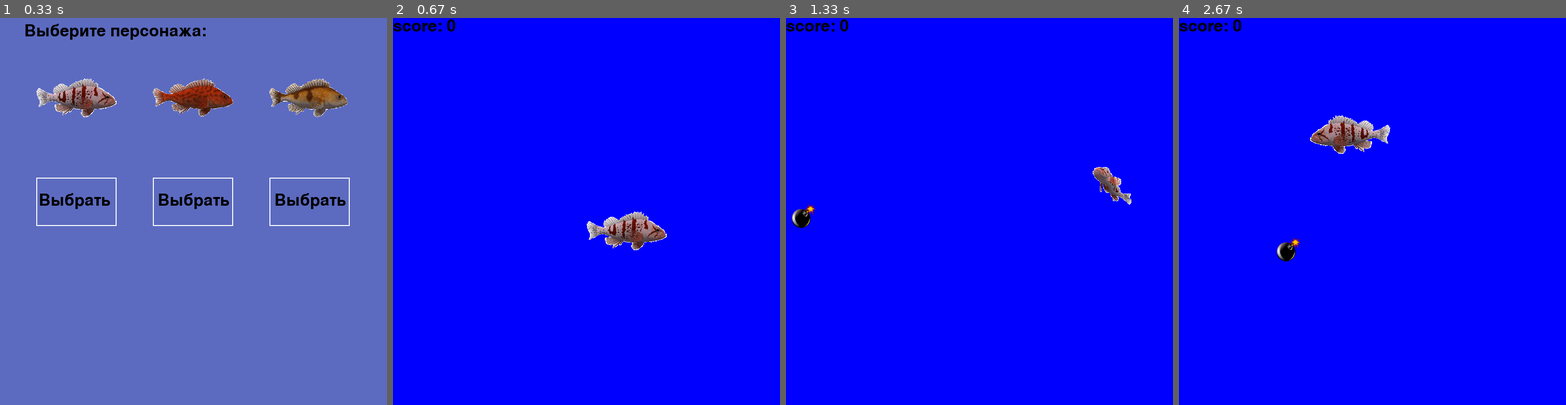
Above: before the commit, frames 1-4 (left to right).
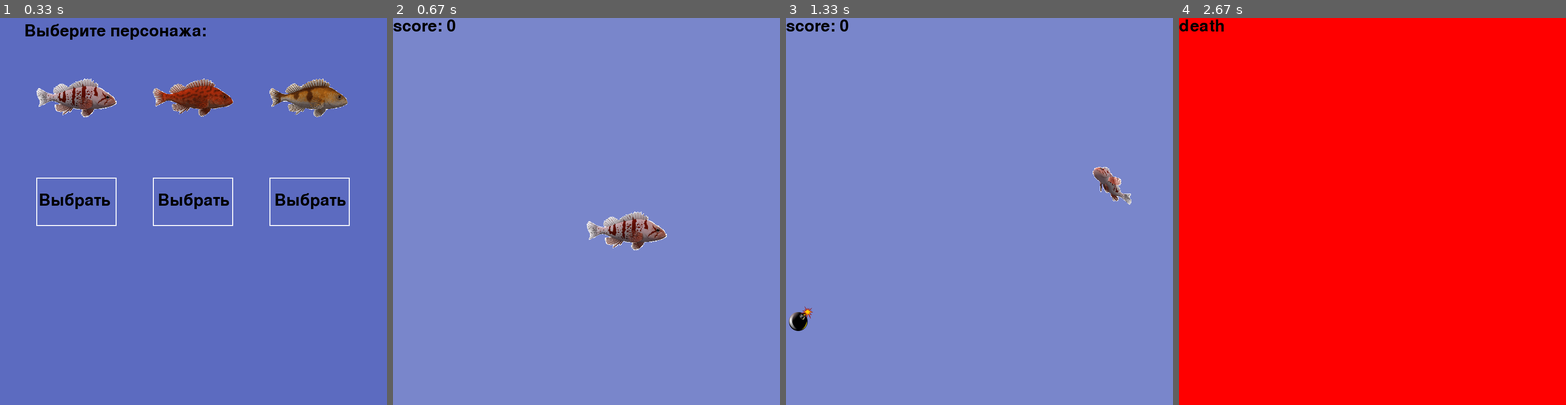
Above: after the commit, the same moments.

Repository: Spaizer/pygame
Game: pygame game, started from main.py
Same seed, same stepped clock (60 frames per second), same inputs: the game is played once before the commit and once after it.
Inputs (mouse positions are in pixels of both pictures, inside the frame that each line leads up to):
- Up to frame 1 (0.33 s): no input
- Up to frame 2 (0.67 s): click (470, 203) at 0.38 s
- Up to frame 3 (1.33 s): hold Right 0.67-1.13 s; hold Up from 1.17 s (still down)
- Up to frame 4 (2.67 s): release Up at 1.47 s; hold Right 1.5-1.97 s; hold Left 2-2.53 s

Frame 1 is identical in both runs. In frame 2, 99% of the frame differs, in the area x 0-100%, y 0-100%; in frame 3, 99%; in frame 4, 100%.

Commit message:
Add files via upload
commit5: new level

Diff:
--- a/main.py
+++ b/main.py
@@ -1,5 +1,6 @@
 import os
 import sys
+import time
 
 import pygame
 import random
@@ -38,11 +39,43 @@
     image = load_image("bomb.png")
     image_boom = load_image("boom.png")
 
+    def __init__(self, group, corner, args=(300, -400, 400, 15)):
+        # НЕОБХОДИМО вызвать конструктор родительского класса Sprite.
+        # Это очень важно !!!
+        super().__init__(group)
+        self.image = Bomb.image
+        self.rect = self.image.get_rect()
+        self.corner = corner
+        self.side, self.center_x, self.center_y, self.v_main = args
+        self.rect.x = self.center_x + int(self.side * cos(self.corner * pi / 180)) - 25
+        self.rect.y = self.center_y + int(self.side * sin(self.corner * pi / 180)) - 25
+        self.clock1 = pygame.time.Clock()
+        self.clock2 = pygame.time.Clock()
+        self.v_x = 25
+
+    def update(self):
+        global death
+        self.corner += self.v_main * self.clock1.tick() / 100
+        self.corner %= 360
+        self.center_x += self.v_x * self.clock2.tick() / 100
+        self.rect.x = self.center_x + int(self.side * cos(self.corner * pi / 180)) - 25
+        self.rect.y = self.center_y + int(self.side * sin(self.corner * pi / 180)) - 25
+        if self.rect.colliderect(sprite.rect):
+            screen.fill((255, 0, 0))
+            text(screen, 'death', (0, 0))
+            self.image = self.image_boom
+            death = True
+
+
+class Bomb2(pygame.sprite.Sprite):
+    image = load_image("bomb.png")
+    image_boom = load_image("boom.png")
+
     def __init__(self, group, corner):
         # НЕОБХОДИМО вызвать конструктор родительского класса Sprite.
         # Это очень важно !!!
         super().__init__(group)
-        self.image = Bomb.image
+        self.image = Bomb2.image
         self.rect = self.image.get_rect()
         self.corner = corner
         self.center_x = -400
@@ -57,7 +90,7 @@
 
     def update(self):
         global death, score
-        self.image = Bomb.image
+        self.image = Bomb2.image
         if start:
             self.corner += self.v_main * self.clock1.tick() / 100
             self.corner %= 360
@@ -198,12 +231,13 @@
 
     corners = (30, 150, 270)
     for i in range(3):
-        Bomb(all_sprites, corners[i])
+        Bomb2(all_sprites, corners[i])
 
     stop_all = False
     all_sprites.draw(screen)
     screen.fill((0, 0, 255))
     start = True
+    score = 0
     while running_level_with_bombs:
         for event in pygame.event.get():
             if event.type == pygame.QUIT:
@@ -220,7 +254,7 @@
                 corners = (30, 150, 270)
                 score = 0
                 for i in range(3):
-                    Bomb(all_sprites, corners[i])
+                    Bomb2(all_sprites, corners[i])
 
             if event.type == pygame.KEYDOWN and event.key == pygame.K_DOWN and not sprite.go_down:
                 main_sprite.update(event)
@@ -251,6 +285,94 @@
             main_sprite.draw(screen)
             pygame.display.flip()
         else:
+            text(screen, 'death', (0, 0))
+    if stop_all:
+        pygame.quit()
+        return False
+    return True
+
+
+def level_with_bombs1():
+    global start, death, score, screen
+    running_level_with_bombs1 = True
+    center = (400, 400)
+    all_sprites = pygame.sprite.Group()
+
+    text(screen, 'score: ' + str(score), (0, 0))
+
+    corners = (30, 150, 270)
+    sprite_bomb1 = Bomb(all_sprites, corners[0])
+    for i in range(2):
+        Bomb(all_sprites, corners[i + 1])
+
+    stop_all = False
+    all_sprites.draw(screen)
+    screen.fill('#7986CB')
+    start = True
+    death = False
+    while running_level_with_bombs1:
+        for event in pygame.event.get():
+            if event.type == pygame.QUIT:
+                running_level_with_bombs1 = False
+                stop_all = True
+            # if event.type == pygame.KEYDOWN and event.key == pygame.K_SPACE and start:
+            #     start = False
+            # elif event.type == pygame.KEYDOWN and event.key == pygame.K_SPACE and not start:
+            #     start = True
+
+            if event.type == pygame.KEYDOWN and event.key == pygame.K_q and death:
+                death = False
+                all_sprites = pygame.sprite.Group()
+                corners = (30, 150, 270)
+                score = 0
+
+                sprite_bomb1 = Bomb(all_sprites, corners[0])
+                for i in range(2):
+                    Bomb(all_sprites, corners[i + 1])
+
+            if event.type == pygame.KEYDOWN and event.key == pygame.K_DOWN and not sprite.go_down and not death:
+                main_sprite.update(event)
+            elif event.type == pygame.KEYUP and event.key == pygame.K_DOWN and sprite.go_down and not death:
+                main_sprite.update(event)
+
+            if event.type == pygame.KEYDOWN and event.key == pygame.K_UP and not sprite.go_up and not death:
+                main_sprite.update(event)
+            elif event.type == pygame.KEYUP and event.key == pygame.K_UP and sprite.go_up and not death:
+                main_sprite.update(event)
+
+            if event.type == pygame.KEYDOWN and event.key == pygame.K_LEFT and not sprite.go_left and not death:
+                main_sprite.update(event)
+            elif event.type == pygame.KEYUP and event.key == pygame.K_LEFT and sprite.go_left and not death:
+                main_sprite.update(event)
+
+            if event.type == pygame.KEYDOWN and event.key == pygame.K_RIGHT and not sprite.go_right and not death:
+                main_sprite.update(event)
+            elif event.type == pygame.KEYUP and event.key == pygame.K_RIGHT and sprite.go_right and not death:
+                main_sprite.update(event)
+
+        if not death:
+            screen.fill('#7986CB')
+            text(screen, 'score: ' + str(score), (0, 0))
+            if sprite_bomb1.center_x >= 800 + sprite_bomb1.side + 50:
+                score += 3
+                text(screen, 'score: ' + str(score), (0, 0))
+                if score >= 36:
+                    return True
+                side = random.randint(75, 320)
+                center_x = -side - 40
+                v_main = random.randint(5, 15)
+                center_y = random.randint(side, 800 - side)
+                all_sprites = pygame.sprite.Group()
+                sprite_bomb1 = Bomb(all_sprites, corners[0], (side, center_x, center_y, v_main))
+                for i in range(2):
+                    Bomb(all_sprites, corners[i + 1], (side, center_x, center_y, v_main))
+            all_sprites.update()
+            all_sprites.draw(screen)
+            main_sprite.update()
+            main_sprite.draw(screen)
+            pygame.display.flip()
+        else:
+            screen.fill((255, 0, 0))
             text(screen, 'death', (0, 0))
     if stop_all:
         pygame.quit()
@@ -321,6 +443,14 @@
         # следующий уровень
         start = False
         death = False
-        if level_with_bombs():  # опять проверяем, закрыто ли окно
+        if level_with_bombs1():  # опять проверяем, закрыто ли окно
             # следующий уровень
-            pass
+            time1 = time.time()
+            while True:
+                screen.fill('#673AB7')
+                text(screen, 'Поздравляем! Вы прошли этот уровень', (50, 200), 30)
+                if time.time() - time1 >= 5:
+                    break
+                pygame.display.flip()
+            if level_with_bombs():
+                pass
